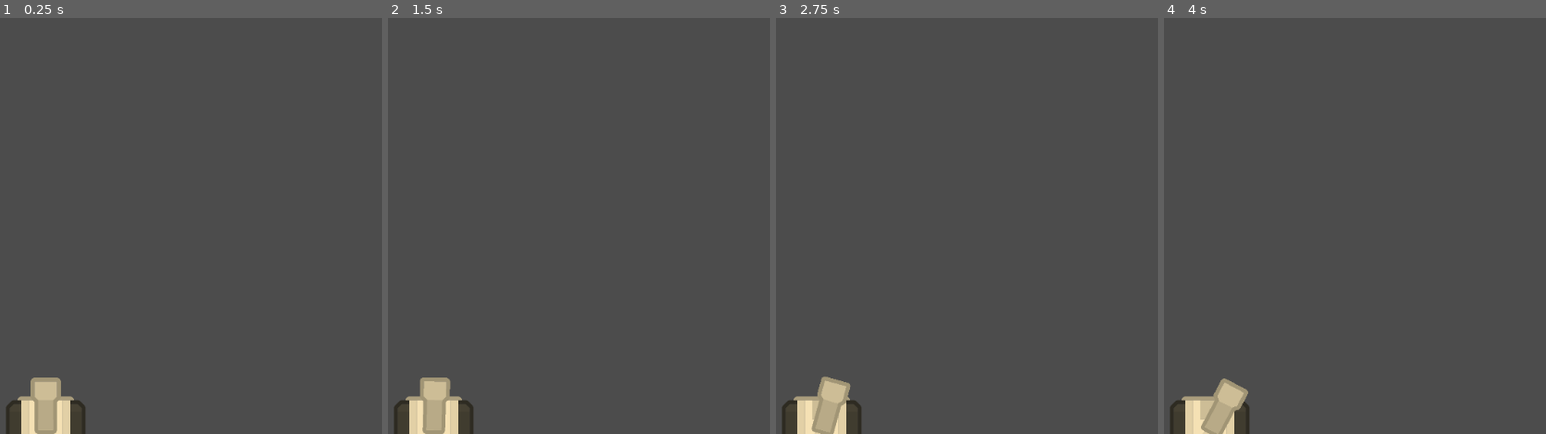
Above: before the commit, frames 1-4 (left to right).
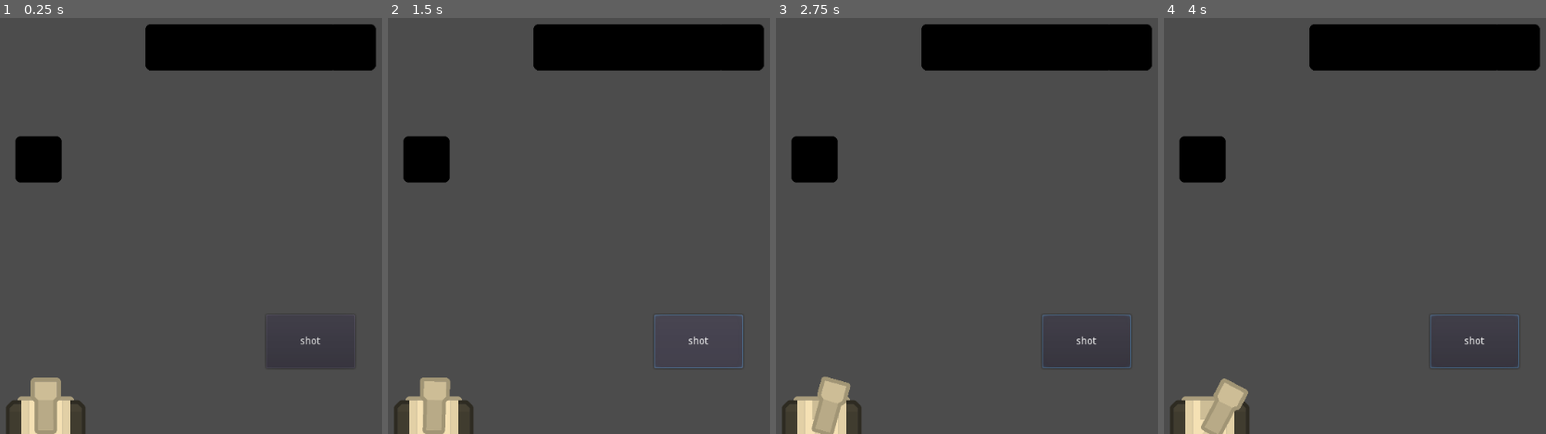
Above: after the commit, the same moments.

Repository: Dieghito124/GodotArcade-1
Game: Godot game, scene res://src/Game.tscn
The game is run twice, just before and just after one commit, with the same random seed, the same clock (stepped at 60 frames per second) and the same inputs. The engine's default icon, where the game draws it, is replaced by a stand-in: a white triangle on a blue panel in a dark square.
Inputs (mouse positions are in pixels of both pictures, inside the frame that each line leads up to):
- Up to frame 1 (0.25 s): no input
- Up to frame 2 (1.5 s): click (433, 217) at 0.52 s; click (697, 342) at 1.25 s, where only the run after the commit has a clickable "shot"
- Up to frame 3 (2.75 s): click (821, 217) at 2.02 s
- Up to frame 4 (4 s): click (1473, 342) at 2.75 s, where only the run after the commit has a clickable "shot"; click (1209, 217) at 3.52 s

The runs differ from the first frame. In frame 1, 8.1% of the frame differs, in the area x 3-99%, y 1-79%; in frame 2, 8.3%, in the area x 3-99%, y 1-85%; in frame 3, 8.3%; in frame 4, 8.3%.

Commit message:
Started to work on the laser

Diff:
--- /dev/null
+++ b/HUD/HUD.gd
@@ -0,0 +1,8 @@
+extends CanvasLayer
+
+func _ready() -> void:
+	pass
+
+
+func _on_ShotBtn_pressed() -> void:
+	pass
--- /dev/null
+++ b/HUD/HUD.tscn
@@ -0,0 +1,18 @@
+[gd_scene load_steps=2 format=2]
+
+[ext_resource path="res://HUD/HUD.gd" type="Script" id=1]
+
+[node name="HUD" type="CanvasLayer"]
+script = ExtResource( 1 )
+
+[node name="Control" type="Control" parent="."]
+anchor_right = 1.0
+anchor_bottom = 1.0
+
+[node name="ShotBtn" type="Button" parent="Control"]
+margin_left = 815.0
+margin_top = 435.0
+margin_right = 938.0
+margin_bottom = 509.0
+text = "shot"
+[connection signal="pressed" from="Control/ShotBtn" to="." method="_on_ShotBtn_pressed"]
--- a/src/Game.tscn
+++ b/src/Game.tscn
@@ -1,27 +1,16 @@
-[gd_scene load_steps=3 format=2]
+[gd_scene load_steps=4 format=2]
 
 [ext_resource path="res://src/Game.gd" type="Script" id=1]
 [ext_resource path="res://src/World1.tscn" type="PackedScene" id=2]
+[ext_resource path="res://HUD/HUD.tscn" type="PackedScene" id=3]
 
 [node name="Game" type="Node"]
 script = ExtResource( 1 )
 
-[node name="HUD" type="CanvasLayer" parent="."]
-
-[node name="Control" type="Control" parent="HUD"]
-anchor_right = 1.0
-anchor_bottom = 1.0
-
-[node name="Shot" type="Button" parent="HUD/Control"]
-anchor_right = 1.0
-anchor_bottom = 1.0
-focus_mode = 0
-enabled_focus_mode = 0
-flat = true
-
 [node name="World1" parent="." instance=ExtResource( 2 )]
-position = Vector2( 510, 600 )
 
 [node name="Bullets" type="Node" parent="."]
 
 [node name="Music" type="AudioStreamPlayer" parent="."]
+
+[node name="HUD" parent="." instance=ExtResource( 3 )]
--- /dev/null
+++ b/src/Obstacle.tscn
@@ -0,0 +1,14 @@
+[gd_scene load_steps=3 format=2]
+
+[ext_resource path="res://icon.png" type="Texture" id=1]
+
+[sub_resource type="RectangleShape2D" id=1]
+
+[node name="StaticBody2D" type="StaticBody2D"]
+
+[node name="CollisionShape2D" type="CollisionShape2D" parent="."]
+shape = SubResource( 1 )
+
+[node name="Sprite" type="Sprite" parent="."]
+modulate = Color( 0, 0, 0, 1 )
+texture = ExtResource( 1 )
--- a/src/Player.gd
+++ b/src/Player.gd
@@ -4,23 +4,33 @@
 var bullet_spawn_pos : Vector2
 
 func _input(event: InputEvent) -> void:
-    if event is InputEventScreenTouch:
-        var angle = $Cannon.get_angle_to(get_global_mouse_position()) + PI/2
-        if angle > PI:
-            if get_global_mouse_position().x < get_viewport_rect().size.x / 2:
-                angle = $Cannon.get_angle_to(get_global_mouse_position()) - 3*PI/2
-            if get_global_mouse_position().x > get_viewport_rect().size.x / 2:
-                angle = $Cannon.get_angle_to(get_global_mouse_position()) + PI/2
-        $Tween.interpolate_property($Cannon, "rotation", $Cannon.rotation,
-            $Cannon.rotation + angle, 2, Tween.TRANS_SINE, Tween.EASE_IN_OUT)
-        $Tween.start()
+	if event is InputEventScreenTouch:
+		var angle = $Cannon.get_angle_to(get_global_mouse_position()) + PI/2
+		if angle > PI:
+			if get_global_mouse_position().x < get_viewport_rect().size.x / 2:
+				angle = $Cannon.get_angle_to(get_global_mouse_position()) - 3*PI/2
+			if get_global_mouse_position().x > get_viewport_rect().size.x / 2:
+				angle = $Cannon.get_angle_to(get_global_mouse_position()) + PI/2
+		$Tween.interpolate_property($Cannon, "rotation", $Cannon.rotation,
+			$Cannon.rotation + angle, 2, Tween.TRANS_SINE, Tween.EASE_IN_OUT)
+		$Tween.start()
 
-func _on_Shot_pressed() -> void:
-    bullet_spawn_pos = $Cannon/BulletSpawnPos.global_position
-    Events.emit_signal("player_shot", bullet_spawn_pos)
+func _draw() -> void:
+	pass
+
+func _player_shot() -> void:
+	bullet_spawn_pos = $Cannon/BulletSpawnPos.global_position
+	Events.emit_signal("player_shot", bullet_spawn_pos)
+	_play_shot_sound()
 
 func _on_Tween_all_completed() -> void:
-    pass #Stop the FX sounds
+	$Laser.add_point($Cannon.position)
+	$Laser.add_point(get_global_mouse_position())
+	pass #Stop the FX sounds
 
 func _on_Tween_started(object: Object, key: NodePath) -> void:
-    pass #Start the FX sounds
+	pass #Start the FX sounds
+
+func _play_shot_sound() -> void:
+	$Cannon/CannonShot.pitch_scale = rand_range(0.8, 1.2)
+	$Cannon/CannonShot.play()
--- a/src/Player.tscn
+++ b/src/Player.tscn
@@ -1,24 +1,24 @@
-[gd_scene load_steps=6 format=2]
+[gd_scene load_steps=7 format=2]
 
 [ext_resource path="res://src/Player.gd" type="Script" id=1]
 [ext_resource path="res://src/Bullet.tscn" type="PackedScene" id=2]
-[ext_resource path="res://assets/Tank/Tank.png" type="Texture" id=3]
-[ext_resource path="res://assets/Tank/Tank_Barrel.png" type="Texture" id=4]
-
-[sub_resource type="Curve2D" id=1]
-_data = {
-"points": PoolVector2Array(  )
-}
+[ext_resource path="res://assets/Tank/Laser.png" type="Texture" id=3]
+[ext_resource path="res://assets/Tank/Tank.png" type="Texture" id=4]
+[ext_resource path="res://assets/Tank/Tank_Barrel.png" type="Texture" id=5]
+[ext_resource path="res://sound/SFX/TankShot1.wav" type="AudioStream" id=6]
 
 [node name="Player" type="Node2D"]
 script = ExtResource( 1 )
 bullet_scene = ExtResource( 2 )
 
+[node name="Laser" type="Line2D" parent="."]
+texture = ExtResource( 3 )
+
 [node name="Body" type="Node2D" parent="."]
 
 [node name="BodySprite" type="Sprite" parent="Body"]
 scale = Vector2( 0.5, 0.5 )
-texture = ExtResource( 3 )
+texture = ExtResource( 4 )
 
 [node name="Cannon" type="Node2D" parent="."]
 
@@ -28,18 +28,12 @@
 [node name="CannonSprite" type="Sprite" parent="Cannon"]
 position = Vector2( 0, -19 )
 scale = Vector2( 0.5, 0.5 )
-texture = ExtResource( 4 )
+texture = ExtResource( 5 )
 offset = Vector2( 0, -40 )
 flip_v = true
 
-[node name="BulletPath" type="Path2D" parent="."]
-position = Vector2( 1.08075, 11.3476 )
-curve = SubResource( 1 )
-
-[node name="PathFollow2D" type="PathFollow2D" parent="BulletPath"]
-position = Vector2( -0.832169, 1.10956 )
-
-[node name="AudioStreamPlayer" type="AudioStreamPlayer" parent="."]
+[node name="CannonShot" type="AudioStreamPlayer" parent="Cannon"]
+stream = ExtResource( 6 )
 
 [node name="Tween" type="Tween" parent="."]
 [connection signal="tween_all_completed" from="Tween" to="." method="_on_Tween_all_completed"]
--- a/src/World1.tscn
+++ b/src/World1.tscn
@@ -1,6 +1,7 @@
-[gd_scene load_steps=2 format=2]
+[gd_scene load_steps=3 format=2]
 
 [ext_resource path="res://src/Player.tscn" type="PackedScene" id=1]
+[ext_resource path="res://src/Obstacle.tscn" type="PackedScene" id=2]
 
 [node name="World1" type="Node2D"]
 __meta__ = {
@@ -8,5 +9,29 @@
 }
 
 [node name="Player" parent="." instance=ExtResource( 1 )]
+position = Vector2( 510, 600 )
 
 [node name="Bullets" type="Node" parent="."]
+
+[node name="Obstacles" type="Node" parent="."]
+
+[node name="StaticBody2D" parent="Obstacles" instance=ExtResource( 2 )]
+position = Vector2( 500, 220 )
+
+[node name="StaticBody2D2" parent="Obstacles" instance=ExtResource( 2 )]
+position = Vector2( 680, 64.7541 )
+
+[node name="StaticBody2D3" parent="Obstacles" instance=ExtResource( 2 )]
+position = Vector2( 730, 64.7541 )
+
+[node name="StaticBody2D4" parent="Obstacles" instance=ExtResource( 2 )]
+position = Vector2( 780, 64.7541 )
+
+[node name="StaticBody2D5" parent="Obstacles" instance=ExtResource( 2 )]
+position = Vector2( 830, 64.7541 )
+
+[node name="StaticBody2D6" parent="Obstacles" instance=ExtResource( 2 )]
+position = Vector2( 880, 64.7541 )
+
+[node name="StaticBody2D7" parent="Obstacles" instance=ExtResource( 2 )]
+position = Vector2( 934.617, 64.7541 )
